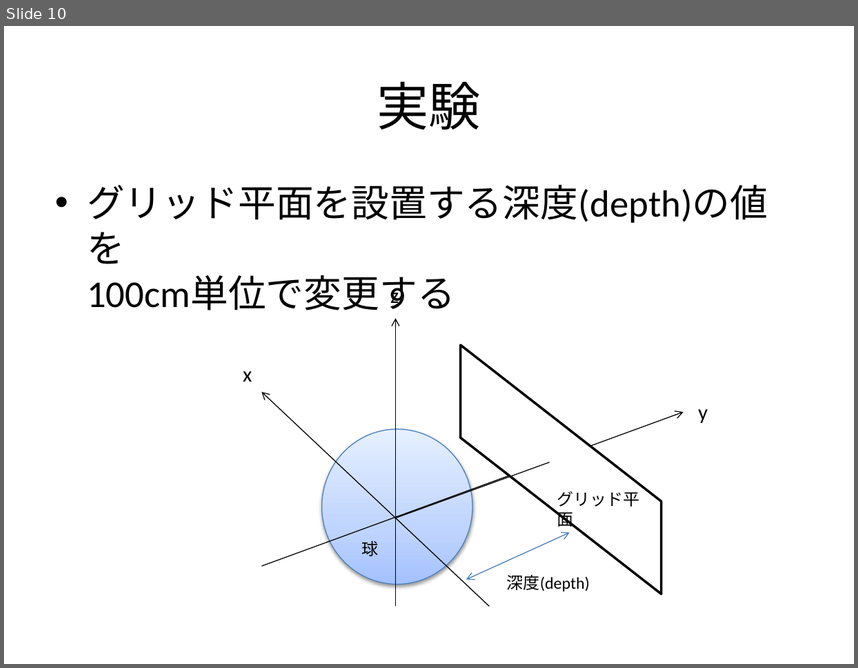
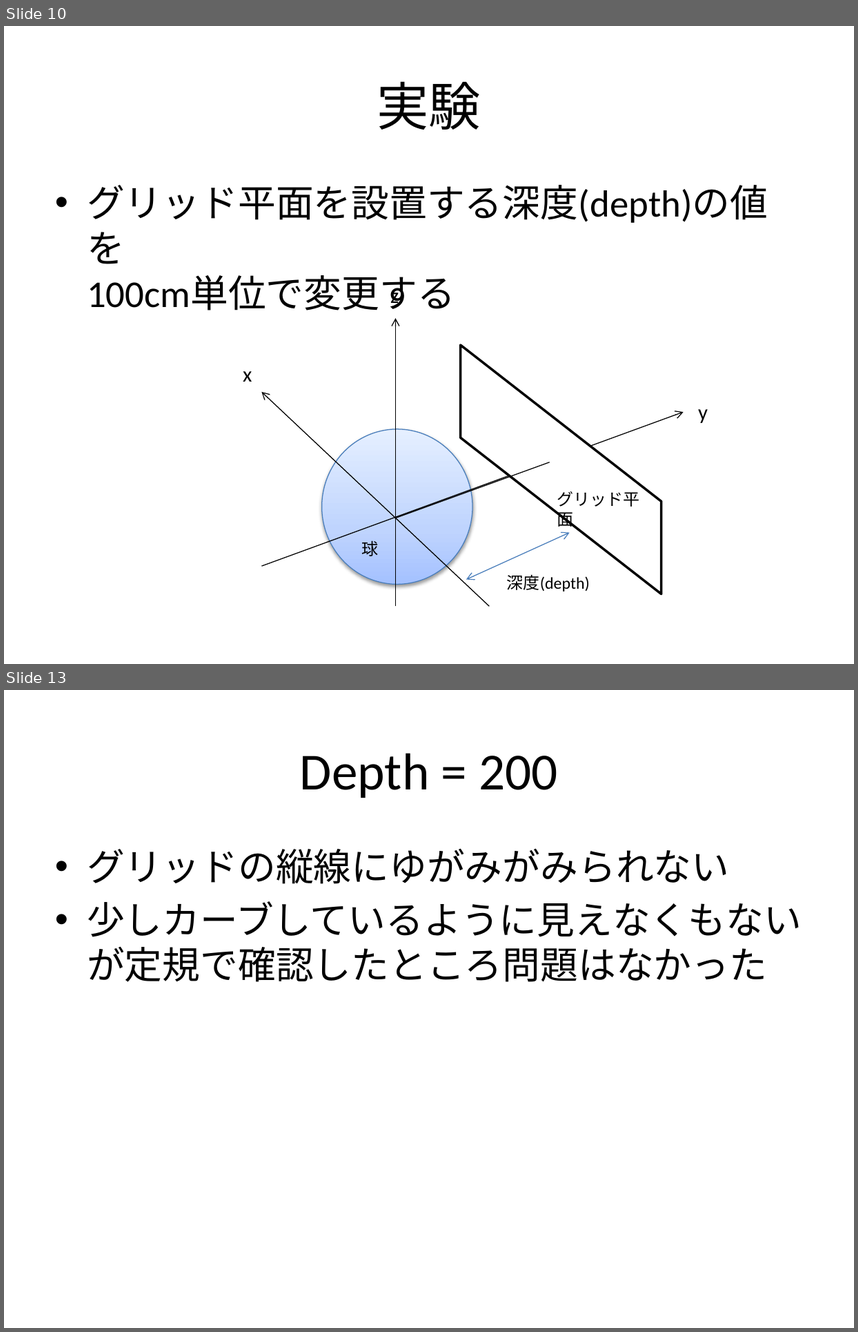
Before and after one commit to si3yt/python, a slide deck: 実座標と円筒座標(改.pptx. Shown one above the other, each under a label of ours: slide 10 before the commit, slides 10 and 13 after it; the slides between them are not shown. The pictures are 858x668 and 858x1332 pixels, drawn with LibreOffice and Linux fonts; fonts in the diff are those of the drawing. Boxes give left, top, right and bottom in pixels: in the first picture for what was removed or moved away, otherwise in the second. Text is boxed around its words. In the diff, an @@ line names an element or a change of style, - is before the commit and + after.

```diff
--- a/実座標と円筒座標(改.pptx
+++ b/実座標と円筒座標(改.pptx
@@ slide 13 added at <box>4,690,854,1328</box>, background #FFFFFF @@
@@ title added at <box>300,753,557,798</box>, 44 pt, text #000000 @@
+Depth = 200
@@ text added at <box>87,848,802,982</box>, 32 pt, text #000000 @@
+• グリッドの縦線にゆがみがみられない
+• 少しカーブしているように見えなくもないが定規で確認したところ問題はなかった
```
Also in this commit, not shown: 2 other slides added, 3 other files.
